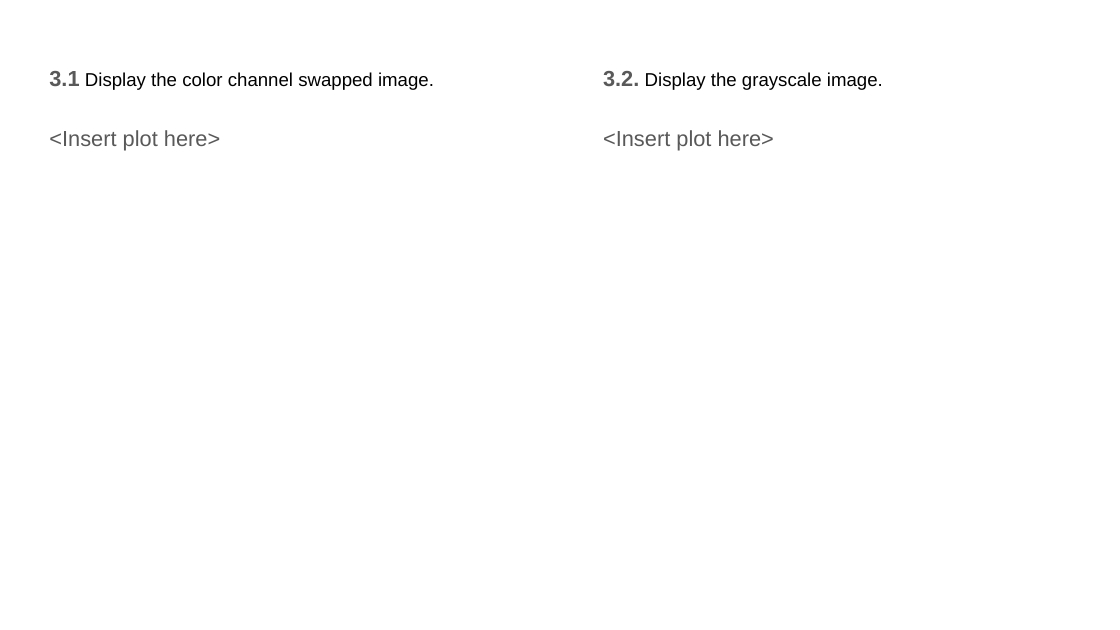
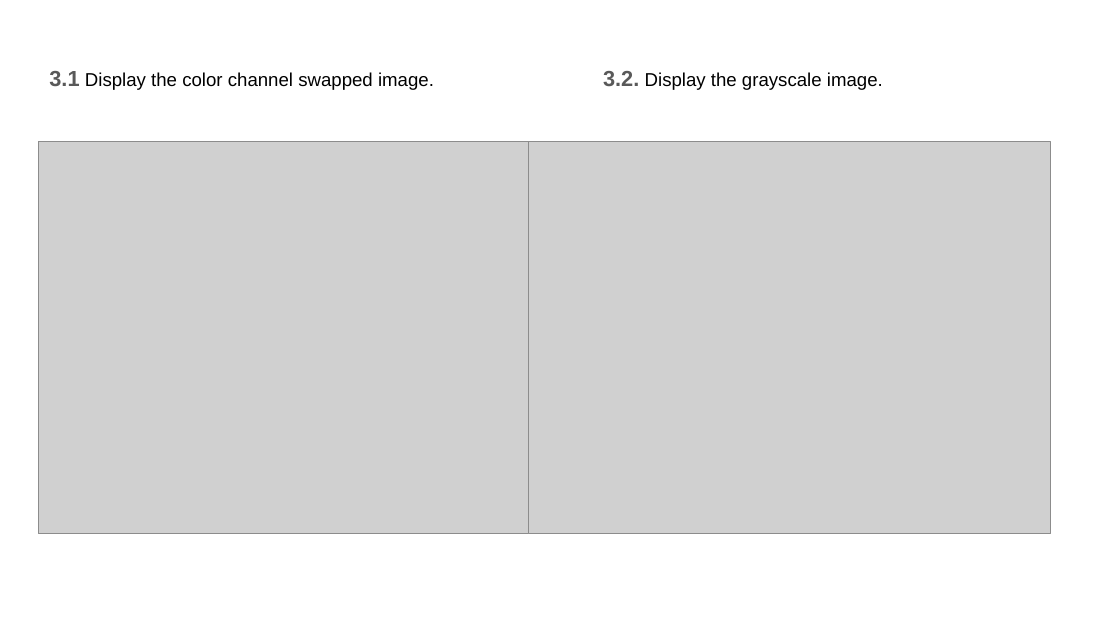
Before and after one commit to yunqingjia/cs4476, a slide deck: slide 6 of PS1/Yunqing_Jia.pptx. Drawn at 1120x630 pixels with LibreOffice and Linux fonts; fonts in the diff are those of the drawing; grey boxes stand for pictures. Boxes give left, top, right and bottom in pixels: in the first picture for what was removed or moved away, otherwise in the second. Text is boxed around its words. In the diff, an @@ line names an element or a change of style, - is before the commit and + after.

```diff
--- a/PS1/Yunqing_Jia.pptx
+++ b/PS1/Yunqing_Jia.pptx
@@ picture added at [38,142,562,534] @@
@@ text at [49,130,220,151]: paragraph removed @@
-<Insert plot here>
@@ picture added at [529,142,1052,534] @@
@@ text at [603,130,774,151]: paragraph removed @@
-<Insert plot here>
```
Also in this commit, not shown: 2 other slides changed, 1 other file.
